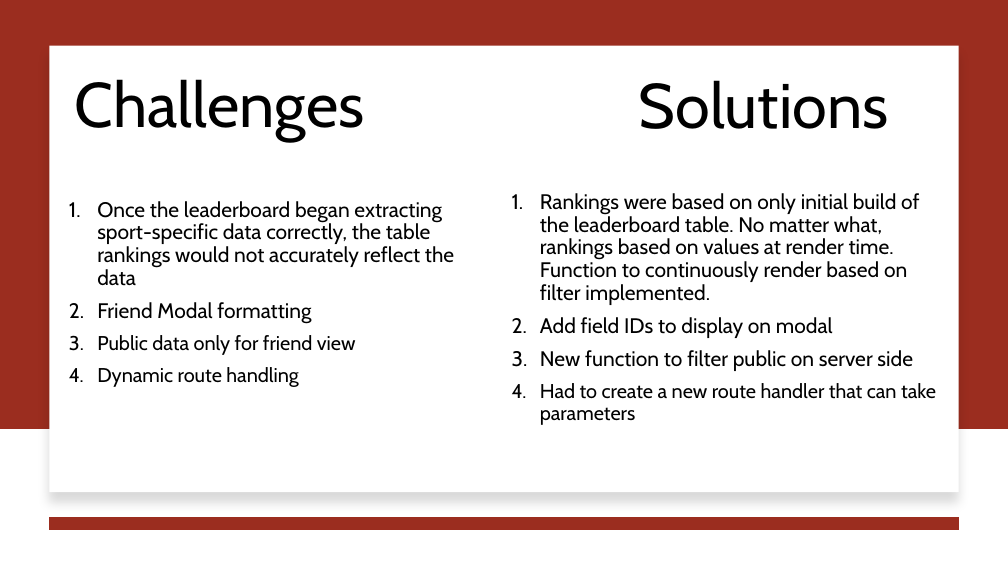
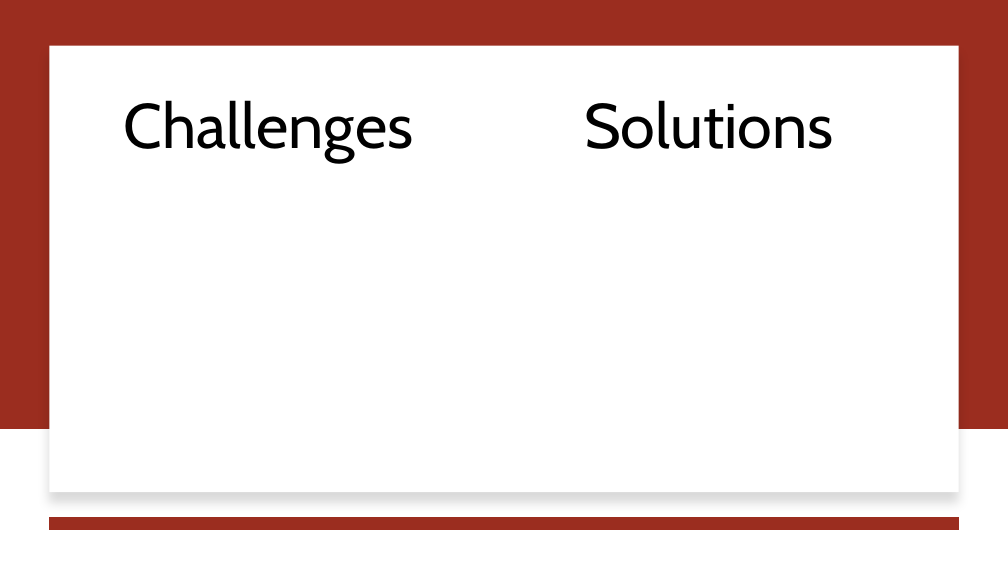
Before and after one commit to jjdeuce06/VulcanActivityTracker, a slide deck: slide 4 of Documentation/Weekly Report/week6/CMSC-4920-Group2-Week6.pptx. Drawn at 1008x567 pixels with LibreOffice and Linux fonts; fonts in the diff are those of the drawing. Boxes give left, top, right and bottom in pixels: in the first picture for what was removed or moved away, otherwise in the second. Text is boxed around its words. In the diff, an @@ line names an element or a change of style, - is before the commit and + after.

```diff
--- a/Documentation/Weekly Report/week6/CMSC-4920-Group2-Week6.pptx
+++ b/Documentation/Weekly Report/week6/CMSC-4920-Group2-Week6.pptx
@@ title "Challenges": place and size @@
-title "Challenges" at (75,79,365,142)
+title "Challenges" at (124,100,414,162)
@@ text "Solutions": place and size @@
-text "Solutions" at (639,80,889,129)
+text "Solutions" at (584,100,834,149)
@@ text removed at (97,201,454,387) @@
-1. Once the leaderboard began extracting sport-specific data correctly, the table rankings would not accurately reflect the data
-2. Friend Modal formatting
-3. Public data only for friend view
-4. Dynamic route handling
@@ text removed at (540,193,936,425) @@
-1. Rankings were based on only initial build of the leaderboard table. No matter what, rankings based on values at render time. Function to continuously render based on filter implemented.
-2. Add field IDs to display on modal
-3. New function to filter public on server side
-4. Had to create a new route handler that can take parameters
```
Also in this commit, not shown: 2 other slides changed, 1 other file.
